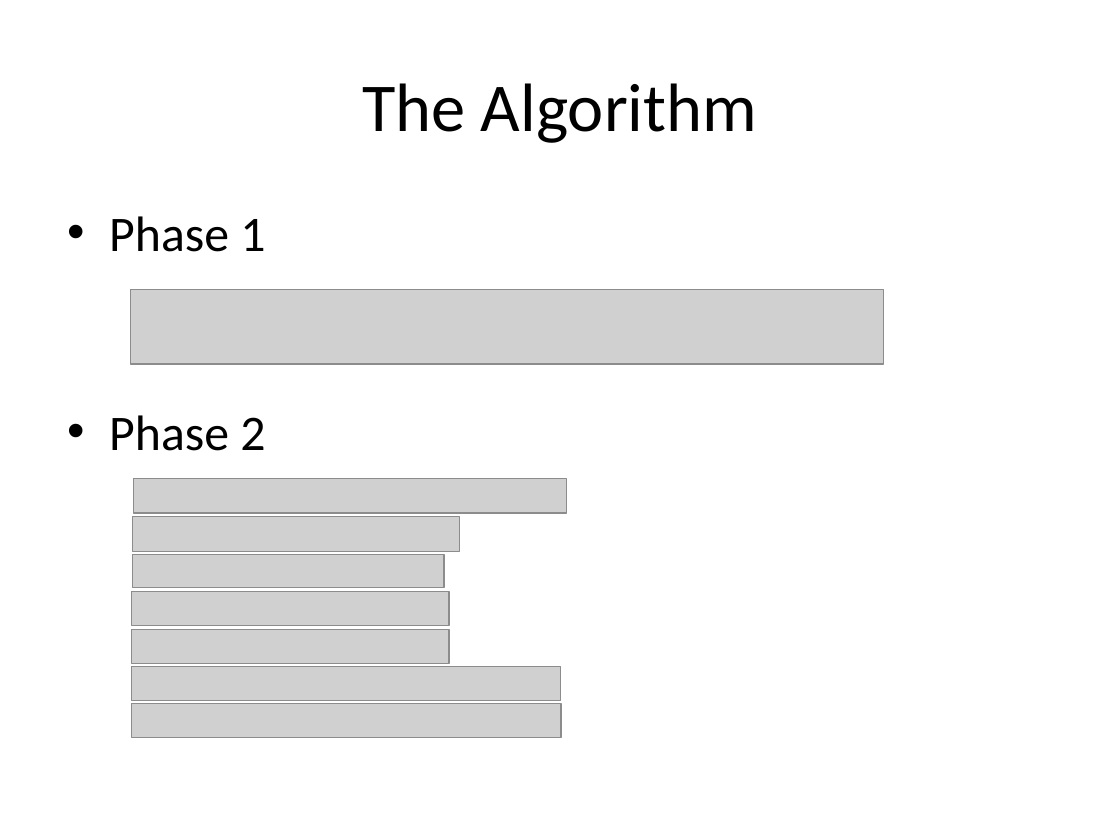
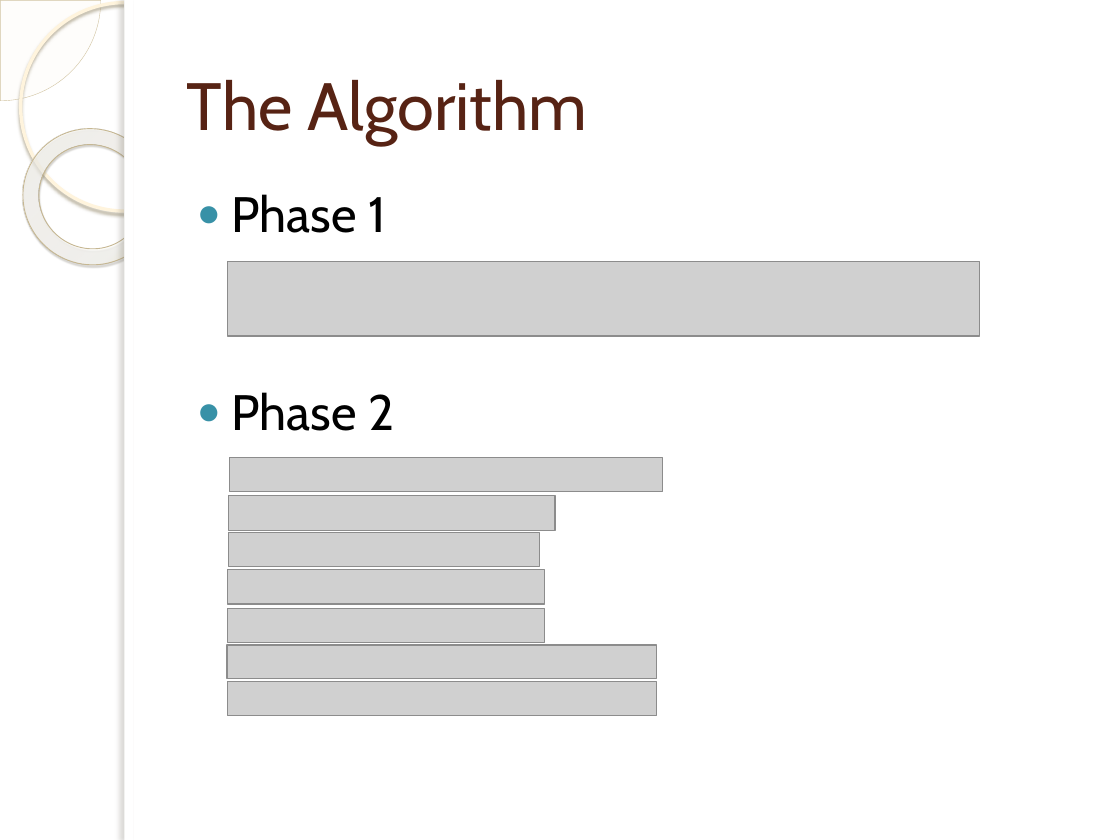
Before and after one commit to pruthvishetty/strassen, a slide deck: slide 3 of Strassen Multiplication Algorithm.pptx. Drawn at 1120x840 pixels with LibreOffice and Linux fonts; fonts in the diff are those of the drawing; grey boxes stand for pictures; background and template pictures are left out. Boxes give left, top, right and bottom in pixels: in the first picture for what was removed or moved away, otherwise in the second. Text is boxed around its words. In the diff, an @@ line names an element or a change of style, - is before the commit and + after.

Commit message:
Updated the powerpoint presentation with plots and results, and set the formatting. Was able to create plots in excel that were easy-ish to read.

```diff
--- a/Strassen Multiplication Algorithm.pptx
+++ b/Strassen Multiplication Algorithm.pptx
@@ pie slice (boxed as its full ellipse) added at (x1=0, y1=0, x2=101, y2=101), fill #FEFAF4 at 33% opacity, outline #D3C39F 0.25 pt @@
@@ ellipse added at (x1=20, y1=2, x2=228, y2=211), outline #FFF5DE 2.15 pt @@
@@ rectangle added at (x1=124, y1=0, x2=1120, y2=840), fill #FFFFFF @@
@@ rectangle added at (x1=124, y1=0, x2=133, y2=840), fill #FFFFFF @@
@@ title "The Algorithm" moved from (x1=362, y1=83, x2=757, y2=143) to (x1=187, y1=80, x2=587, y2=145) @@
@@ title "The Algorithm" at (x1=187, y1=80, x2=587, y2=145): size 44 to 43 pt, font Calibri to Cabin, text colour #000000 to #572314; alignment centre to left @@
@@ donut added at (x1=0, y1=101, x2=187, y2=292), fill gradient #FFFCF6 to #FFFEFB to #F0D28E, outline #C7B893 0.58 pt @@
@@ text "Phase 1" moved from (x1=109, y1=216, x2=265, y2=451) to (x1=232, y1=194, x2=394, y2=431) @@
@@ text "Phase 1" at (x1=232, y1=194, x2=394, y2=431): font Calibri to Cabin; bullet • to ● @@
@@ picture moved from (x1=131, y1=289, x2=884, y2=364) to (x1=227, y1=261, x2=980, y2=336) @@
@@ 7 pictures moved together from (x1=131, y1=479, x2=567, y2=737) to (x1=227, y1=457, x2=663, y2=716) @@
```
Also in this commit, not shown: 6 other slides changed, 4 slides added, 1 slide removed, 2 other files.
